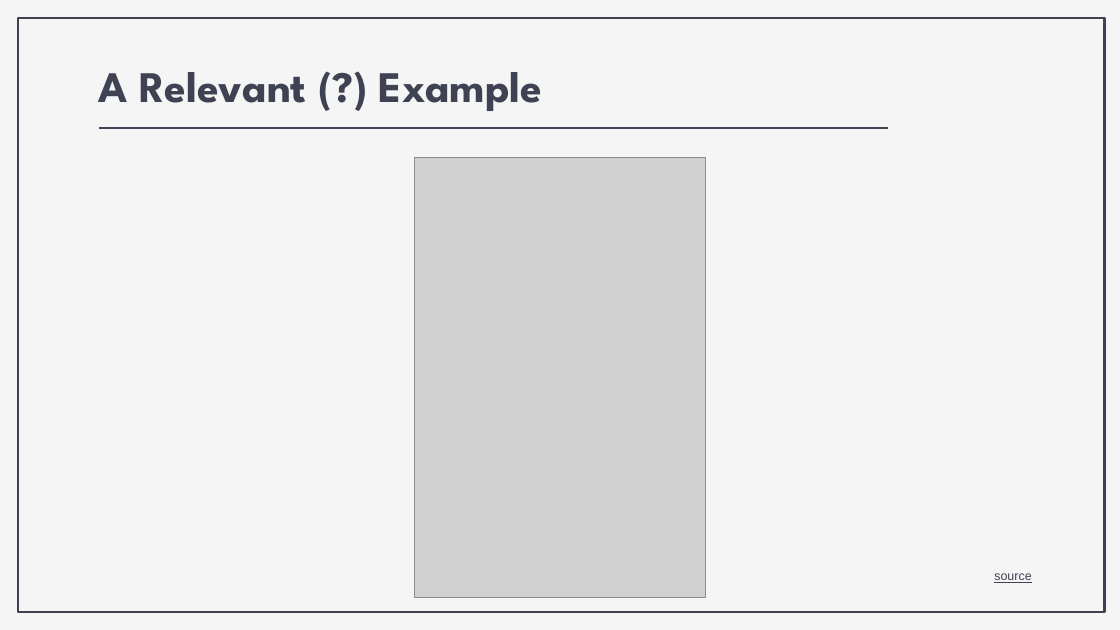
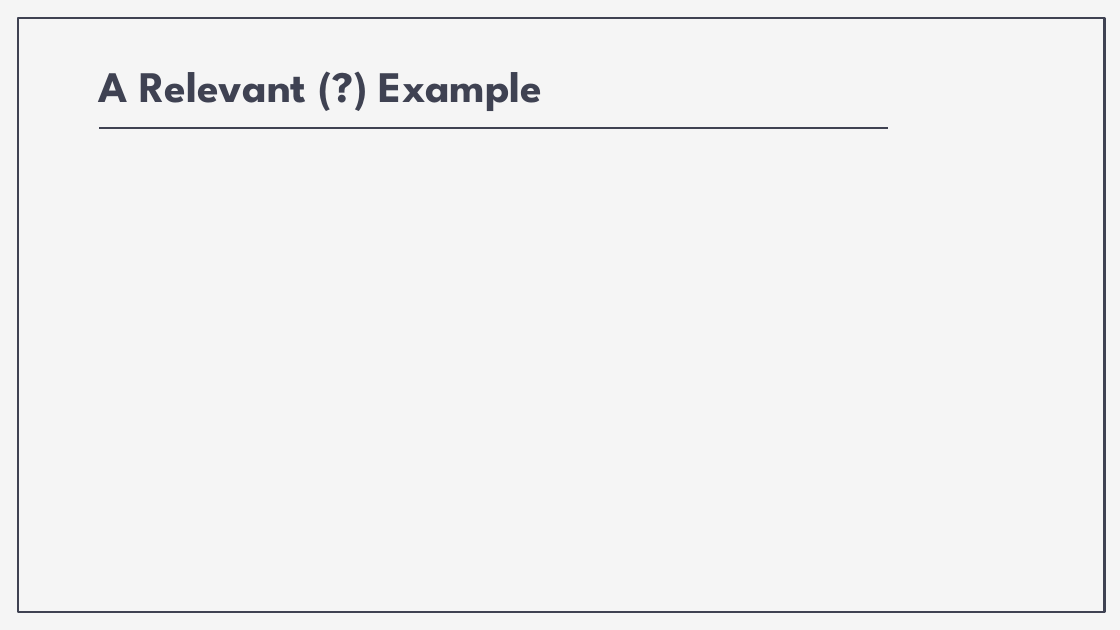
Before and after one commit to nickrochlin/rdm-jumpstart2, a slide deck: slide 36 of docs/files/Block3-1_Excel-to-Scripting.pptx (slide 35 before the commit). Drawn at 1120x630 pixels with LibreOffice and Linux fonts; fonts in the diff are those of the drawing; grey boxes stand for pictures. Boxes give left, top, right and bottom in pixels: in the first picture for what was removed or moved away, otherwise in the second. Text is boxed around its words. In the diff, an @@ line names an element or a change of style, - is before the commit and + after.

```diff
--- a/docs/files/Block3-1_Excel-to-Scripting.pptx
+++ b/docs/files/Block3-1_Excel-to-Scripting.pptx
@@ picture removed at bbox=[414, 158, 706, 597] @@
@@ text removed at bbox=[994, 573, 1031, 583] @@
-source
```
Also in this commit, not shown: 3 other slides changed, 1 slide added, 59 other files.
